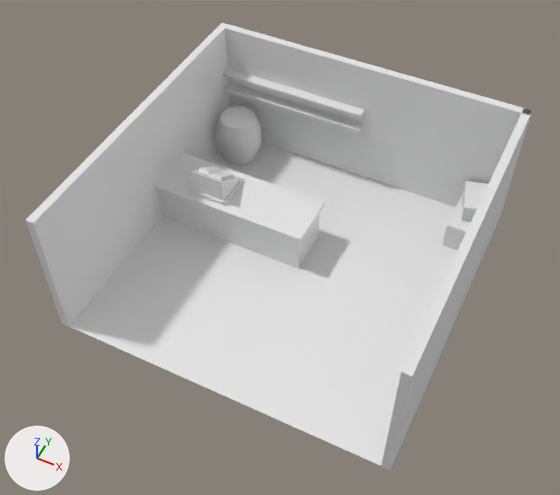
The FBX model Assets/3D_models/enviroment.fbx as it was, and as the next commit left it.
Both versions are drawn from a camera (50 mm lens) standing at (1.32, -2.89, 3.75) and looking at (-0.05, -0.15, 0.32). The lights are fixed; the arrows at lower left show +X, +Y and +Z. The older version comes first. Where no turn or scale is listed for an object, it has been applied to the vertices.

The first picture shows 'Box001', 'Box002', 'Cylinder002', 'counter top top', 'countertop', 'crate 1', 'crate 2', 'floor', 'ledger', 'shelf', 'shelf001', 'wall1', 'wall2', 'wall3' and 2 more.
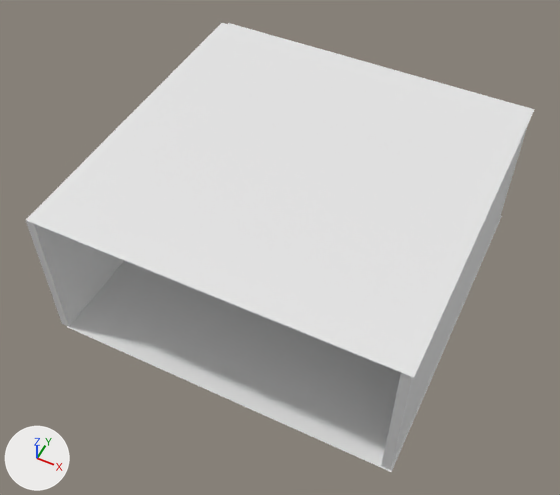
Changed parts and their boxes (x1, y1, x2, y2) in the pictures (560 x 495 px):
'floor001', added: after (32, 23, 535, 377)
'Cylinder002', deleted: before (216, 106, 262, 164)
'crate 2', deleted: before (443, 194, 471, 250)
'Box001', deleted: before (199, 166, 221, 175)
'Box002', deleted: before (211, 172, 234, 179)
'wall3', unchanged, covered by the edit: before (225, 24, 532, 207)
'wall2', unchanged, covered by the edit: before (26, 23, 230, 327); after (26, 23, 227, 327)
'counter top top', unchanged, covered by the edit: before (154, 153, 325, 242)
'countertop', unchanged, covered by the edit: before (157, 190, 319, 268)

What changed in the scene script:
```text
Add me_mesh_015_1:
    me_mesh_015_1.from_pydata(...)  # 25 vertices, 16 faces; spans x -1.02..1.02, y -1.02..1.02, z 0.0
Remove ob_box001:
    ob_box001 = bpy.data.objects.new('Box001', me_mesh_013)
    ob_box001.location = (-0.69, 0.142, 0.418)
Remove ob_box002:
    ob_box002 = bpy.data.objects.new('Box002', me_mesh_014)
    ob_box002.location = (-0.606, 0.145, 0.418)
Remove ob_cylinder002:
    ob_cylinder002 = bpy.data.objects.new('Cylinder002', me_mesh_015)
    ob_cylinder002.location = (-0.843, 0.781, 0.117)
Remove ob_crate_2:
    ob_crate_2 = bpy.data.objects.new('crate 2', me_mesh_008)
    ob_crate_2.location = (0.86, 0.773, 0.0)
Add ob_floor001:
    ob_floor001 = bpy.data.objects.new('floor001', me_mesh_015_1)
    ob_floor001.location = (0.0, 0.005, 0.889)
```
